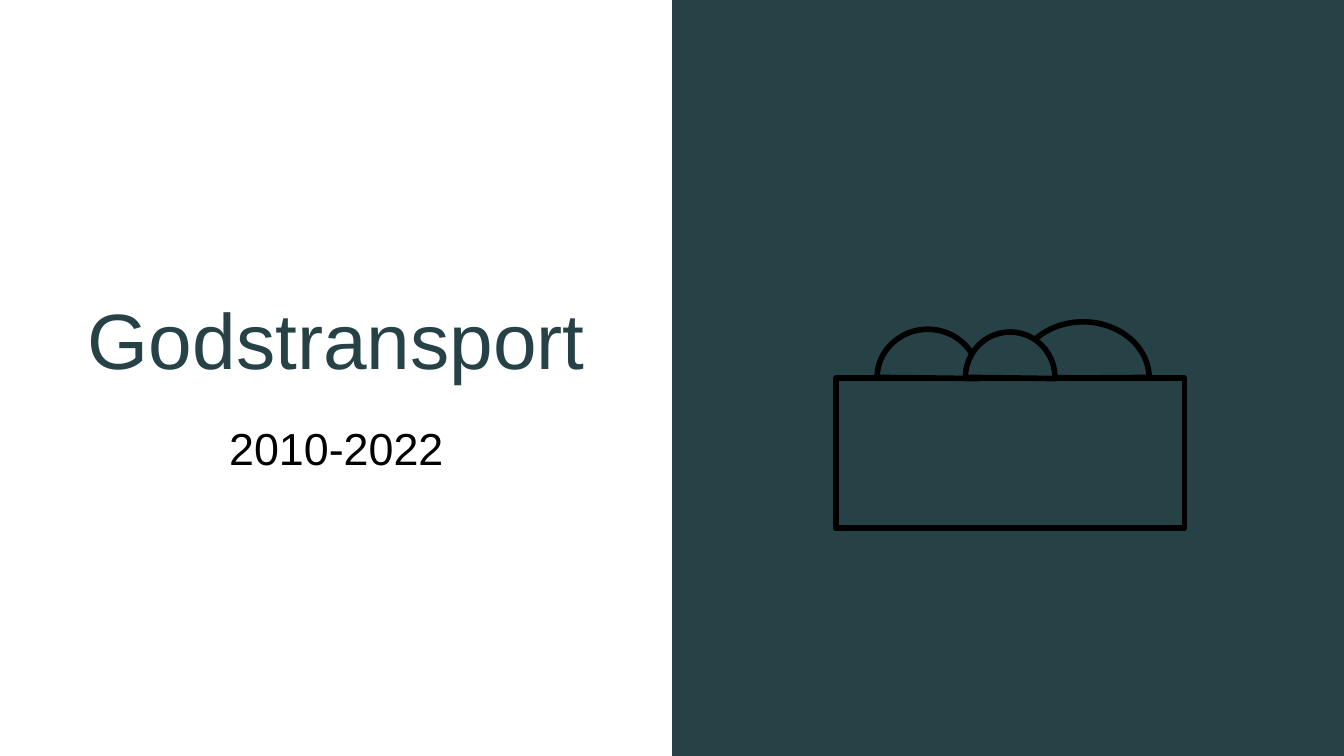
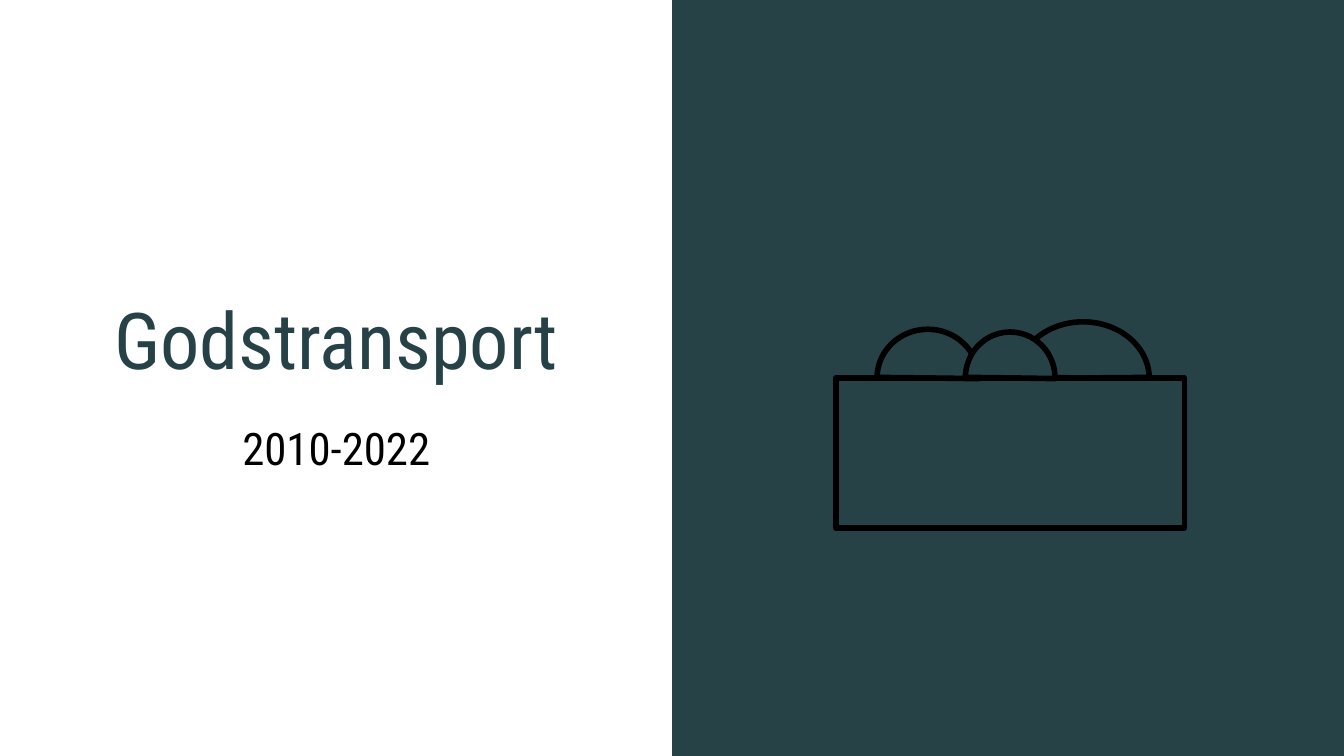
Before and after one commit to nori-parelius/InnenlandskTransport, a slide deck: slide 7 of SSB.odp. Drawn at 1344x756 pixels with LibreOffice and Linux fonts; fonts in the diff are those of the drawing. Boxes give left, top, right and bottom in pixels: in the first picture for what was removed or moved away, otherwise in the second. Text is boxed around its words. In the diff, an @@ line names an element or a change of style, - is before the commit and + after.

```diff
--- a/SSB.odp
+++ b/SSB.odp
@@ title "Godstransport" at (x1=114, y1=310, x2=558, y2=385): font Arial to Roboto Condensed @@
@@ subtitle "2010-2022" at (x1=242, y1=432, x2=430, y2=466): font Arial to Roboto Condensed @@
```
Also in this commit, not shown: 11 other slides changed, 12 other files.
